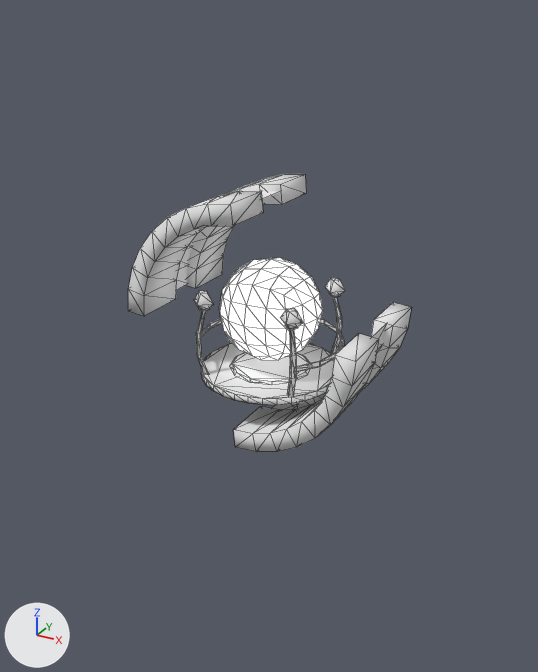
One commit to the glTF model shards/sandbox/props/crystal_spire/meshes/crystal_spire.glb: the scene before it, then after it.
Before and after are seen from a camera (50 mm lens) standing at (4.83, -8.84, 3.99) and looking at (-0.13, 0.19, -0.53). Every picture has the same lights, and +X, +Y and +Z are marked at lower left. Mesh edges are drawn as thin lines. Where no turn or scale is listed for an object, it has been applied to the vertices. Vertices at the same position are counted once.

Names of what the first picture shows: 'Arc', 'Arc.001', 'ArcGrate.001', 'Balustrade', 'BalustradeRing', 'BasePiece', 'Cube', 'Lamps', 'Platform'.
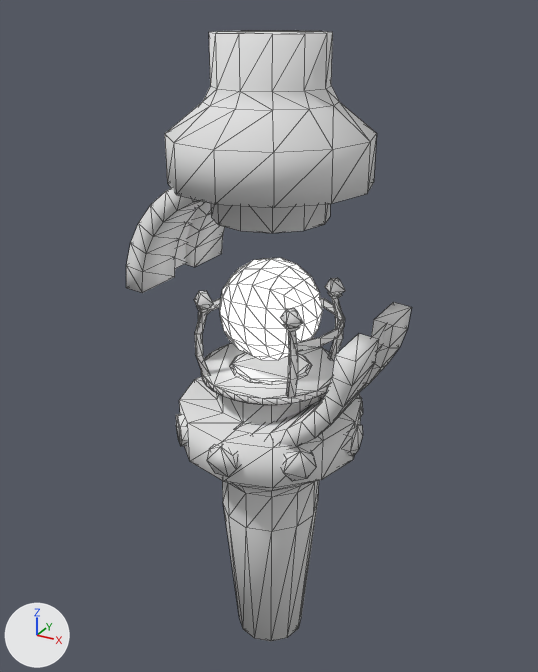
Commit message: Crystal spire improvements

Location of each change, (x1, y1, x2, y2) in pixels of the pictures (538 x 672 px):
'PlatformCore.001', added: after (165, 30, 377, 233)
'PlatformCore', added: after (179, 376, 362, 641)
'Arc.001', moved: before (128, 174, 306, 316); after (126, 187, 225, 293)
'BalustradeRing', reshaped, moved, rescaled: before (201, 319, 344, 372); after (198, 298, 345, 352)
'SideLamp.001', added: after (281, 448, 316, 481)
'ArcGrate.001', moved: before (176, 191, 278, 290); after (175, 208, 198, 268)
'SideLamp', added: after (207, 445, 240, 477)
'SideLamp.002', added: after (344, 424, 363, 457)
'SideLamp.007', added: after (176, 414, 187, 446)
'SideLamp.003', added: after (358, 394, 363, 416)

The change, as a diff of the scene's bpy script:
```diff
--- a/shards/sandbox/props/crystal_spire/meshes/crystal_spire.glb.py
+++ b/shards/sandbox/props/crystal_spire/meshes/crystal_spire.glb.py
@@ me_cylinder_004 @@
 me_cylinder_004.from_pydata(...)  # 52 vertices, 100 faces; spans x -1.08..1.08, y -0.76..1.08, z 0.71..0.78
 # used by ob_balustradering; location = (0.0, 0.0, -1.23)
+# me_cylinder_004 part 1: the whole mesh is multiplied about its middle by the matrix ((1.007, 0.0, 0.0), (0.0, 1.007, 0.0), (0.0, 0.0, 1.0)), then moved by (0.0, -0.24, -0.75)
 me_cylinder_004.materials.append(mat_metal_trim)
@@ me_cylinder_007 @@
+me_cylinder_007.from_pydata(...)  # 84 vertices, 164 faces; spans x -1.4..1.4, y -1.4..1.4, z -1.47..0.88
+# faces by material slot: [130, 34]
+me_cylinder_007.materials.append(mat_stone)  # white #e7e7e7
+me_cylinder_007.materials.append(mat_metal_trim)  # white #e7e7e7
@@ me_cylinder_005 @@
+me_cylinder_005.from_pydata(...)  # 14 vertices, 19 faces; spans x -0.241..0.241, y -0.247..-0.111, z -0.222..0.247
+me_cylinder_005.materials.append(mat_metal_trim)  # white #e7e7e7
@@ me_cylinder_004_1 @@
+me_cylinder_004_1.from_pydata(...)  # 96 vertices, 188 faces; spans x -1.4..1.4, y -1.4..1.4, z -3.36..1.47
+# faces by material slot: [164, 24]
+me_cylinder_004_1.materials.append(mat_stone)  # white #e7e7e7
+me_cylinder_004_1.materials.append(mat_metal_trim)  # white #e7e7e7
@@ ob_arc_001 @@
 ob_arc_001 = bpy.data.objects.new('Arc.001', me_cylinder_001)
-ob_arc_001.location = (0.0, 0.0, 0.0)
+ob_arc_001.location = (0.0, 0.0, 0.35)
@@ ob_arcgrate_001 @@
 ob_arcgrate_001 = bpy.data.objects.new('ArcGrate.001', me_cylinder_002)
-ob_arcgrate_001.location = (-1.09, 0.0, 1.09)
+ob_arcgrate_001.location = (-1.09, 0.0, 1.44)
 ob_arcgrate_001.rotation_euler = (0.0, -3.142, 0.0)  # degrees (0, -180, 0)
@@ ob_balustradering @@
 ob_balustradering = bpy.data.objects.new('BalustradeRing', me_cylinder_004)
-ob_balustradering.location = (0.0, 0.0, -1.23)
+ob_balustradering.location = (0.0, 0.23, -0.16)
+ob_balustradering.scale = (0.976, 0.976, 1.77)
@@ ob_platformcore_001 @@
+ob_platformcore_001 = bpy.data.objects.new('PlatformCore.001', me_cylinder_007)
+ob_platformcore_001.location = (0.0, 0.0, 2.84)
@@ ob_sidelamp_007 @@
+ob_sidelamp_007 = bpy.data.objects.new('SideLamp.007', me_cylinder_005)
+ob_sidelamp_007.location = (-0.84, -0.84, -1.79)
+ob_sidelamp_007.rotation_euler = (0.0, 0.0, -0.785)  # degrees (0, 0, -45)
@@ ob_sidelamp_003 @@
+ob_sidelamp_003 = bpy.data.objects.new('SideLamp.003', me_cylinder_005)
+ob_sidelamp_003.location = (0.84, 0.84, -1.79)
+ob_sidelamp_003.rotation_euler = (0.0, 0.0, 2.356)  # degrees (0, 0, 135)
@@ ob_sidelamp_002 @@
+ob_sidelamp_002 = bpy.data.objects.new('SideLamp.002', me_cylinder_005)
+ob_sidelamp_002.location = (1.19, 0.0, -1.79)
+ob_sidelamp_002.rotation_euler = (0.0, 0.0, 1.571)  # degrees (0, 0, 90)
@@ ob_sidelamp_001 @@
+ob_sidelamp_001 = bpy.data.objects.new('SideLamp.001', me_cylinder_005)
+ob_sidelamp_001.location = (0.84, -0.84, -1.79)
+ob_sidelamp_001.rotation_euler = (0.0, 0.0, 0.785)  # degrees (0, 0, 45)
@@ ob_sidelamp @@
+ob_sidelamp = bpy.data.objects.new('SideLamp', me_cylinder_005)
+ob_sidelamp.location = (0.0, -1.19, -1.79)
@@ ob_platformcore @@
+ob_platformcore = bpy.data.objects.new('PlatformCore', me_cylinder_004_1)
+ob_platformcore.location = (0.0, 0.0, -2.49)
```
